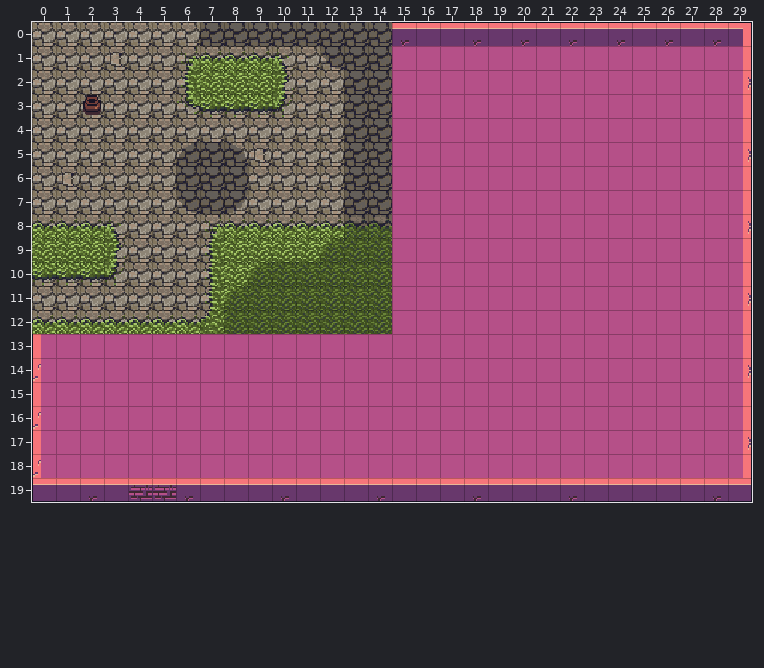
One commit to this Tiled map (JSON): data/assets/test-room.tmj. This is how it looked before the edit.
Cells are 16x16 px. Shown: x 0..29, y 0..19.
After:
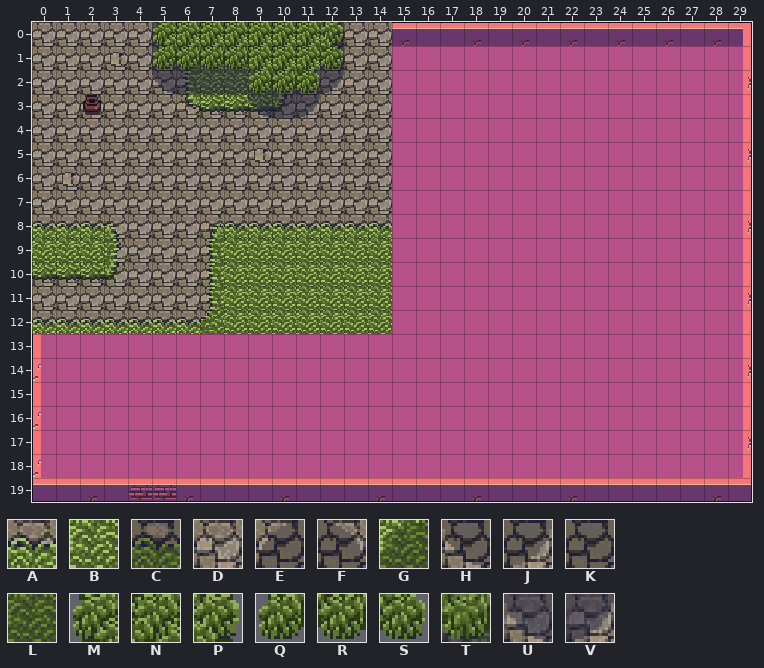
Key: from "grass": A 4, B 12, C 30, D 40, E 42, F 43, G 48, H 50, J 51, K 58, L 59; from "leaf2": M 8, N 9, P 10, Q 16, R 17, S 18; from "shadows": T 9, U 34, V 35.
_ is an empty cell.
Tiles of an added or newly shown layer are drawn over the layers below it.
See-through tiles are keyed as they look on the map.
Diff:
{"where": "layer \"Tile Layer 1\""}
{"y":0,"x":13,"old":"KK","new":"DD"}
{"y":1,"x":13,"old":"KK","new":"DD"}
{"y":2,"x":13,"old":"KK","new":"DD"}
{"y":3,"x":13,"old":"KK","new":"DD"}
{"y":4,"x":13,"old":"KK","new":"DD"}
{"y":5,"x":6,"old":"EKF","new":"DDD"}
{"y":5,"x":13,"old":"KK","new":"DD"}
{"y":6,"x":6,"old":"KKK","new":"DDD"}
{"y":6,"x":13,"old":"KK","new":"DD"}
{"y":7,"x":6,"old":"HKJ","new":"DDD"}
{"y":7,"x":13,"old":"KK","new":"DD"}
{"y":8,"x":13,"old":"CC","new":"AA"}
{"y":9,"x":12,"old":"GLL","new":"BBB"}
{"y":10,"x":9,"old":"GLLLLL","new":"BBBBBB"}
{"y":11,"x":8,"old":"GLLLLLL","new":"BBBBBBB"}
{"y":12,"x":8,"old":"LLLLLLL","new":"BBBBBBB"}
{"where": "layer \"shadow layer\" (added)"}
{"y":0,"x":5,"old":"_","new":"T"}
{"y":0,"x":12,"old":"_","new":"T"}
{"y":1,"x":5,"old":"____","new":"TTTT"}
{"y":1,"x":12,"old":"_","new":"T"}
{"y":2,"x":5,"old":"________","new":"UTTTTTTV"}
{"y":3,"x":9,"old":"___","new":"UTV"}
{"where": "layer \"shadow layer 2\" (added)"}
{"y":0,"x":5,"old":"________","new":"MNNNNNNP"}
{"y":1,"x":5,"old":"________","new":"QRRRNNNS"}
{"y":2,"x":9,"old":"___","new":"QRS"}
{"label":"changed","picture_box":[152,22,392,334]}
